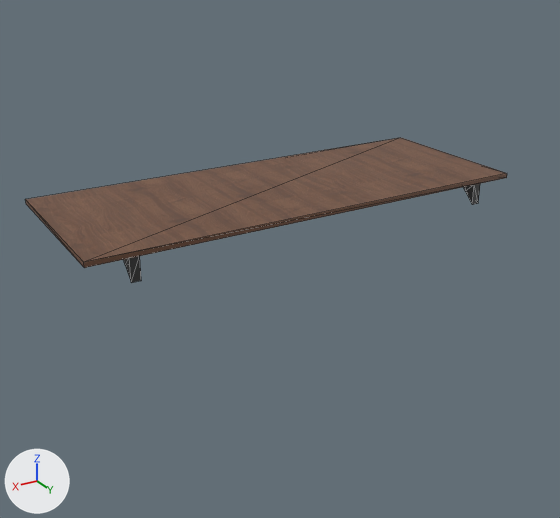
The glTF model public/shelf.glb, before and after one commit.
Before and after are seen from a 50 mm camera at (0.905, 1.505, 0.573) aimed at (0.023, 0.035, -0.162). Every picture has the same lights, and +X, +Y and +Z are marked at lower left. The first picture is the older version. Mesh edges are drawn as thin lines. Where no turn or scale is listed for an object, it has been applied to the vertices. Vertices at exactly the same position are counted once.
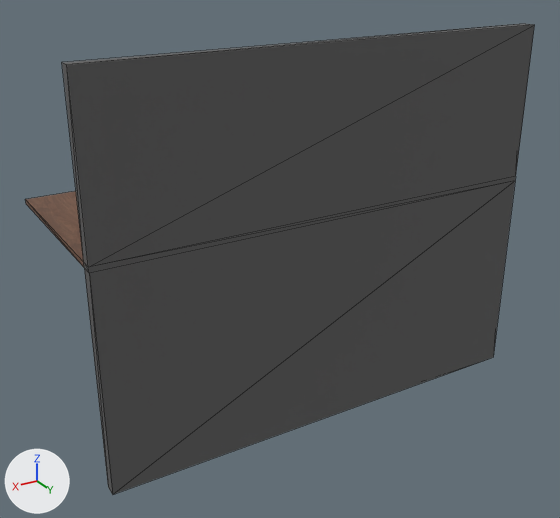
Changed parts and their boxes [x1, y1, x2, y2] in the pictures (560 x 518 px):
'Cube.003', reshaped (224% taller)
    before: [25, 138, 507, 283]
    after: [25, 23, 534, 495]
part 1 of me_cube_005, built on
    before: [84, 174, 507, 268]
    after: [62, 23, 534, 495]
part 2 of me_cube_005, recoloured
    before: [129, 184, 480, 283]

The change, as a diff of the scene's bpy script:
```diff
--- a/public/shelf.glb.py
+++ b/public/shelf.glb.py
@@ mat_wall @@
+mat_wall = principled_material('Wall')
+mat_wall.base_color = (0.115, 0.115, 0.115)  # dark grey #5f5f5f
+mat_wall.roughness = 0.917
@@ me_cube_005 @@
 # used by ob_cube_003; location = (0.0, 0.0, 0.0)
-me_cube_005.from_pydata(...)  # 24 vertices, 36 faces; spans x -0.541..0.541, y -0.219..0.197, z -0.058..0.006
+me_cube_005.from_pydata(...)  # 36 vertices, 60 faces; spans x -0.541..0.541, y -0.219..0.225, z -0.508..0.366
+# me_cube_005 part 1
+# 2 faces are deleted
+# 12 vertices are added at x -0.541..0.541, y 0.197..0.225, z -0.508..0.366
+# 26 new faces join them, mat_wall (dark grey #5f5f5f)
+# me_cube_005 part 2: 20 faces spanning x -0.452..0.452, y 0.142..0.195, z -0.058..-0.005 switch from mat_metal (dark grey #575757) to mat_wall (dark grey #5f5f5f)
 me_cube_005.materials.append(mat_wood)
```
